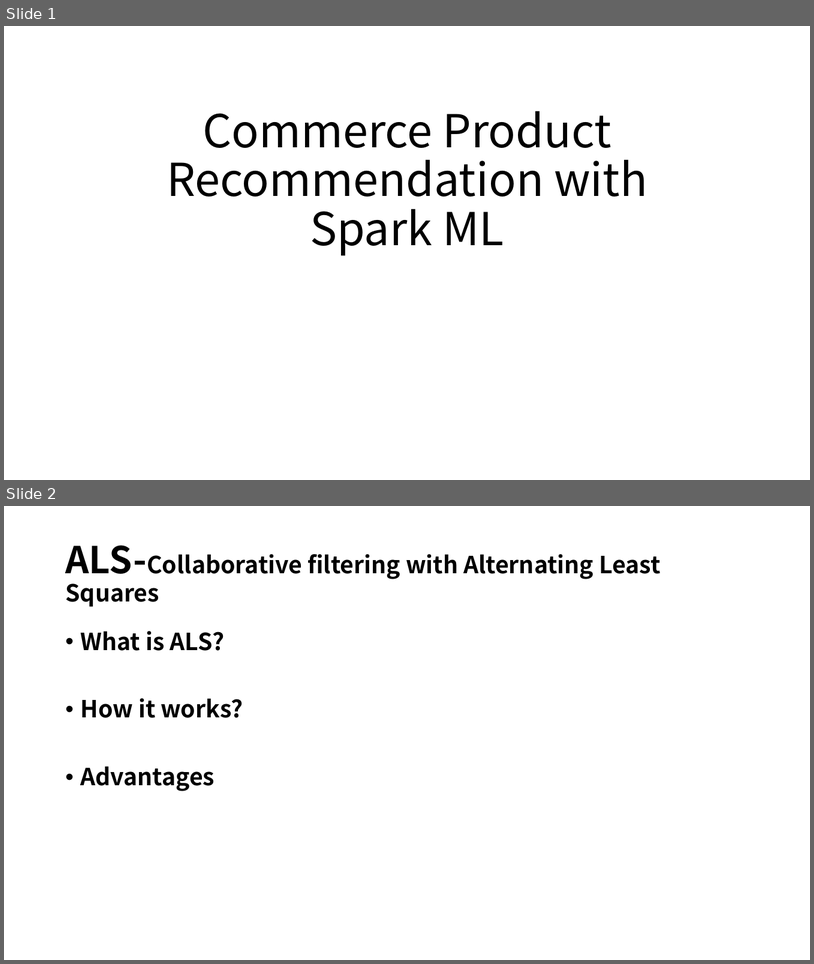
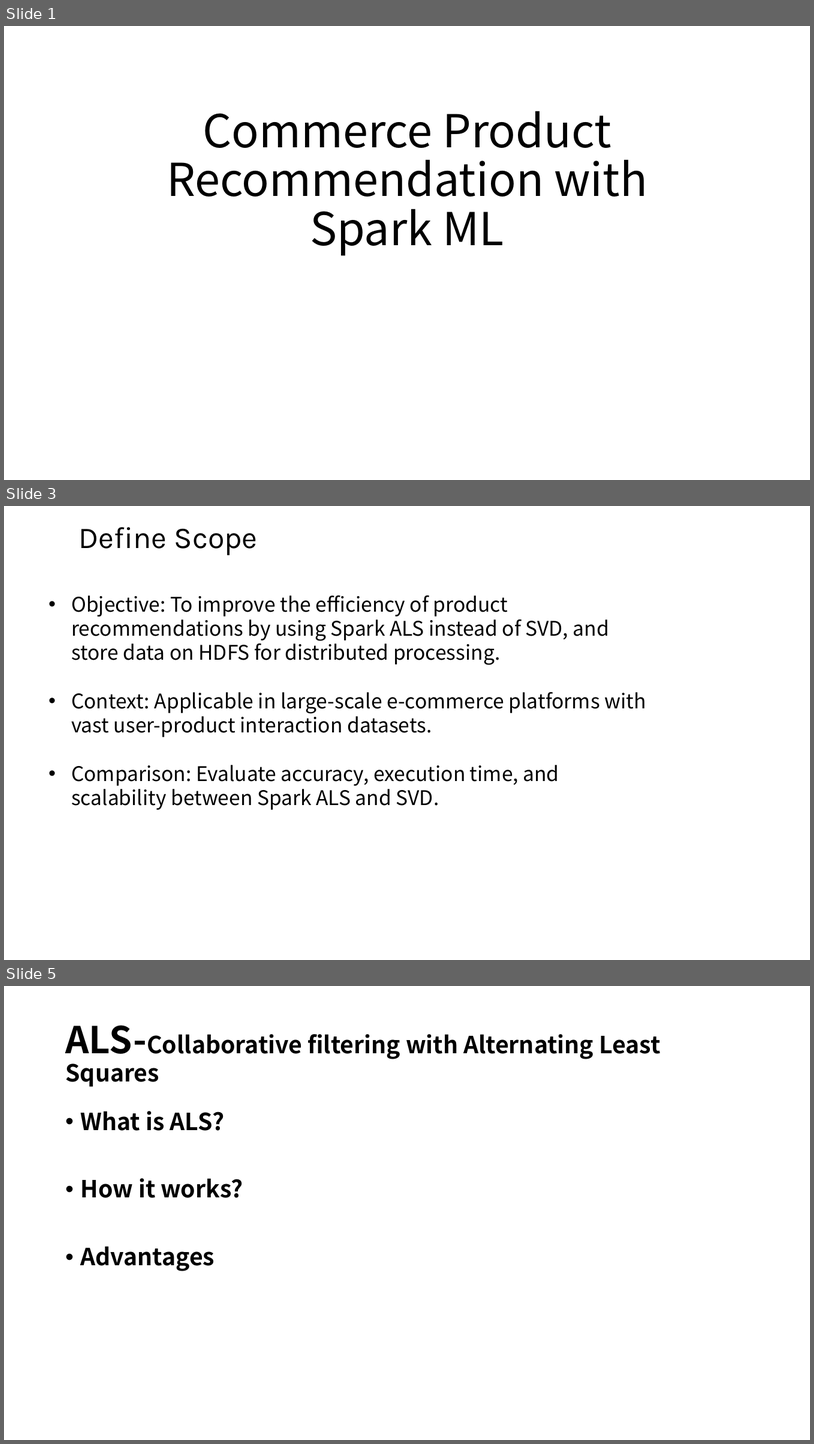
Before and after one commit to susie682/752-project, a slide deck: Commerce Product Recommendation with Spark ML-PPT.pptx. Shown one above the other, each under a label of ours: slides 1 and 2 before the commit, slides 1, 3 and 5 after it; the slides between them are not shown. The pictures are 814x964 and 814x1444 pixels, drawn with LibreOffice and Linux fonts; fonts in the diff are those of the drawing. Boxes give left, top, right and bottom in pixels: in the first picture for what was removed or moved away, otherwise in the second. Text is boxed around its words. In the diff, an @@ line names an element or a change of style, - is before the commit and + after.

```diff
--- a/Commerce Product Recommendation with Spark ML-PPT.pptx
+++ b/Commerce Product Recommendation with Spark ML-PPT.pptx
@@ slide 3 added at bbox=[4, 506, 810, 960], background #FFFFFF @@
@@ text added at bbox=[78, 527, 258, 555], 36 pt, text #000000 @@
+Define Scope
@@ text added at bbox=[71, 595, 646, 810], 24 pt, text #000000 @@
+• Objective: To improve the efficiency of product recommendations by using Spark ALS instead of SVD, and store data on HDFS for distributed processing.
+• Context: Applicable in large-scale e-commerce platforms with vast user-product interaction datasets.
+• Comparison: Evaluate accuracy, execution time, and scalability between Spark ALS and SVD.
@@ what was slide 2 is now slide 5 @@
```
Also in this commit, not shown: 4 other slides added.
